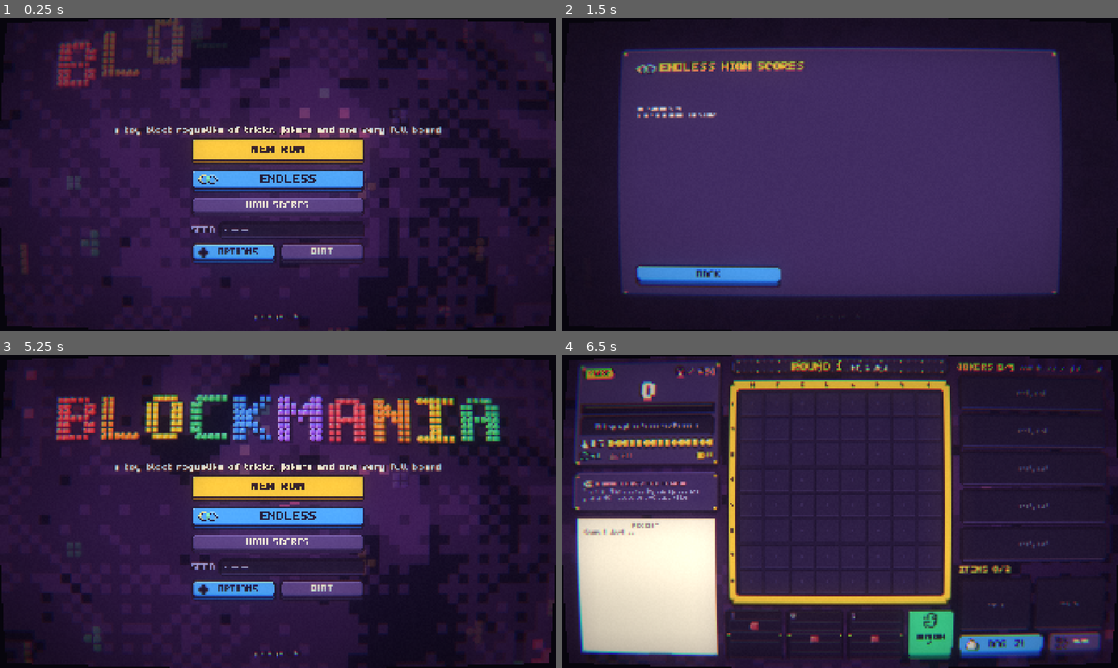
Above: before the commit, frames 1-4 (two rows, left to right).
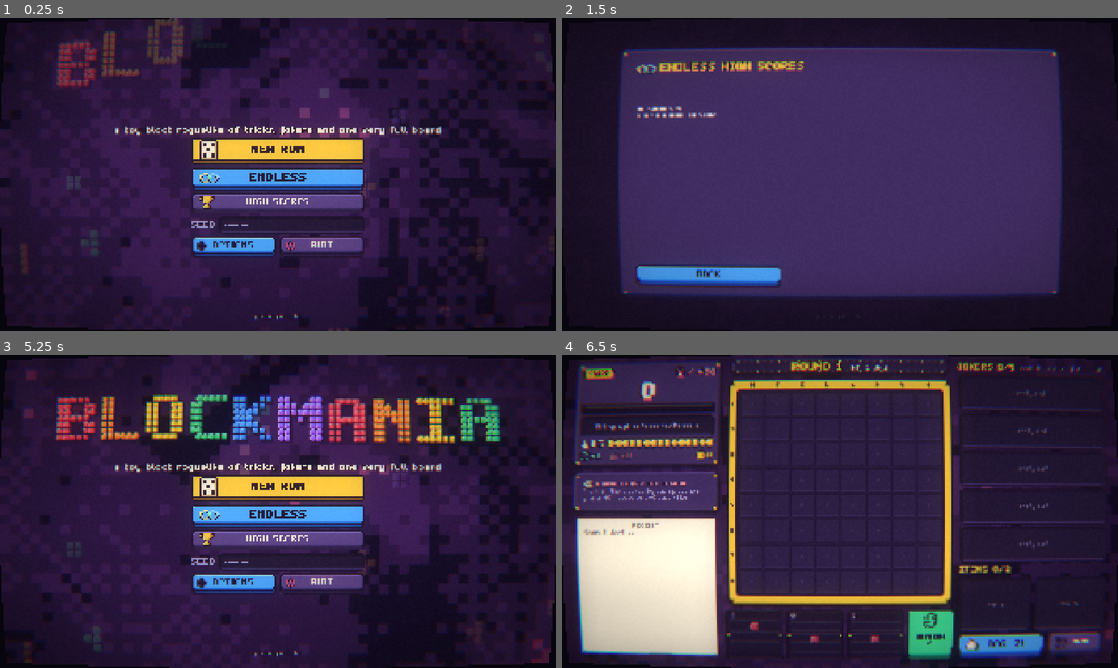
Above: after the commit, the same moments.

Repository: ElMariones/blockmania
Game: Godot game, scene res://game/main.tscn
Same seed, same stepped clock (60 frames per second), same inputs: the game is played once before the commit and once after it.
Inputs (mouse positions are in pixels of both pictures, inside the frame that each line leads up to):
- Up to frame 1 (0.25 s): no input
- Up to frame 2 (1.5 s): click "HIGH SCORES" at 0.5 s; click "OPTIONS" at 1.25 s
- Up to frame 3 (5.25 s): click "NEW RUN" at 2 s; click "NEW RUN" at 2.75 s; click "ENDLESS" at 3.5 s; click "ENDLESS" at 4.25 s; click "BACK" at 5 s
- Up to frame 4 (6.5 s): tap Enter (bm_place) at 5.75 s; move the mouse to (962, 495) at 5.77 s; hold Right (bm_right) from 5.78 s (still down); tap R (bm_refresh) at 5.85 s; click (962, 495) at 5.92 s; tap Space at 6.02, 6.32 s

The runs differ from the first frame. In frame 1, 5.1% of the frame differs, in the area x 34-66%, y 38-79%; in frame 2, less than 0.1%; in frame 3, 5.1%; in frame 4, nothing differs.

Commit message:
Title menu icons with centered labels, and exploding logo letters
- Every title button now has a pixel icon (play, dice, infinity, trophy, gear,
  power; four new in gen_ui.py) pinned to its left edge, so each label is
  centered on the button. The icon follows the face when pressed. Tighter row
  spacing keeps all seven rows above the footer.
- Easter egg: clicking a BLOCKMANIA letter bursts it into its blocks (spin,
  gravity, particles, a small shake, new letter_pop sound); about 3 s later it
  drops back in with a letter_back whoosh and the usual landing click.
  Cosmetic only; under reduced motion the blocks just fade in place.

Co-Authored-By: Claude Opus 5.5 <noreply@anthropic.com>

Diff:
--- a/game/audio/audio.gd
+++ b/game/audio/audio.gd
@@ -93,6 +93,8 @@
 	"warden_unlock": [["warden_unlock"], 0.0, 200],
 	"tomb_rise": [["tomb_rise"], 0.04, 200],
 	"crate_open": [["crate_open"], 0.0, 300],
+	"letter_pop": [["letter_pop"], 0.08, 60],
+	"letter_back": [["letter_back"], 0.06, 60],
 }
 
 ## Soundtrack. Order inside a playlist is shuffled (never the same track twice in a row).
--- a/game/ui/title_screen.gd
+++ b/game/ui/title_screen.gd
@@ -19,6 +19,9 @@
 }
 const WORD := "BLOCKMANIA"
 const CELL := 22.0
+const DROP_TIME := 0.45 ## a logo letter's drop-in
+const POP_AWAY := 2.8 ## seconds a clicked (exploded) letter stays away before it drops back in
+const POP_GRAVITY := 2200.0
 
 var main: Node
 var stage: Control
@@ -33,6 +36,10 @@
 var _t := 0.0
 var _intro_t := 0.0
 var _landed := 0 ## logo letters that have played their landing sound
+## Easter egg: click a logo letter and it bursts into its blocks, then drops back in.
+var _letter_t0: Array[float] = [] ## _intro_t at which each letter starts its drop
+var _pops := {} ## letter index -> {"at": _intro_t of the pop, "pieces": [{pos, vel, rot, spin}]}
+var _lands: Array = [] ## [[_intro_t, letter index]] landing sounds still to play after a respawn
 var _drifters: Array = []
 
 
@@ -52,8 +59,9 @@
 	_logo = Control.new()
 	_logo.position = Vector2(0, 120)
 	_logo.size = Vector2(STAGE.x, 260)
-	_logo.mouse_filter = Control.MOUSE_FILTER_IGNORE
+	_logo.mouse_filter = Control.MOUSE_FILTER_PASS
 	_logo.draw.connect(_draw_logo)
+	_logo.gui_input.connect(_logo_input)
 	stage.add_child(_logo)
 
 	var tag := BMStyle.label("a toy-block roguelike of tricks, jokers and one very full board", 30, BMStyle.CREAM, true, 10)
@@ -62,26 +70,24 @@
 	tag.size = Vector2(STAGE.x, 40)
 	stage.add_child(tag)
 
-	var menu := BMStyle.vbox(16)
+	var menu := BMStyle.vbox(10) # fits all seven rows (both Continue buttons) above the footer
 	menu.position = Vector2((STAGE.x - 600) / 2.0, 414)
-	menu.size = Vector2(600, 560)
+	menu.size = Vector2(600, 592)
 	stage.add_child(menu)
-	_continue = BMStyle.button("CONTINUE RUN", func() -> void: main.continue_run(), "mint", 40)
+	_continue = _menu_button("CONTINUE RUN", func() -> void: main.continue_run(), "mint", 40, BMStyle.tex("icon_play"), 1.5)
 	_continue.custom_minimum_size.y = 92
 	menu.add_child(_continue)
-	_new = BMStyle.button("NEW RUN", _new_run, "sun", 40)
+	_new = _menu_button("NEW RUN", _new_run, "sun", 40, BMStyle.tex("icon_dice"), 1.5)
 	_new.custom_minimum_size.y = 92
 	menu.add_child(_new)
-	var endless := BMStyle.button("ENDLESS", func() -> void: main.start_endless(), "sky", 40)
-	endless.icon = BMStyle.infinity_icon()
-	endless.add_theme_constant_override("icon_max_width", 68)
+	var endless := _menu_button("ENDLESS", func() -> void: main.start_endless(), "sky", 40, BMStyle.infinity_icon())
 	endless.custom_minimum_size.y = 80
 	endless.tooltip_text = "Relaxed block placement. Clear rows and columns, build a combo, and chase your best score."
 	menu.add_child(endless)
-	_endless_continue = BMStyle.button("CONTINUE ENDLESS", func() -> void: main.continue_endless(), "mint", 30)
+	_endless_continue = _menu_button("CONTINUE ENDLESS", func() -> void: main.continue_endless(), "mint", 30, BMStyle.tex("icon_play"))
 	_endless_continue.custom_minimum_size.y = 64
 	menu.add_child(_endless_continue)
-	var scores := BMStyle.button("HIGH SCORES", _show_high_scores, "plum", 30)
+	var scores := _menu_button("HIGH SCORES", _show_high_scores, "plum", 30, BMStyle.tex("icon_trophy"))
 	scores.custom_minimum_size.y = 64
 	menu.add_child(scores)
 	var seed_row := BMStyle.hbox(10)
@@ -95,14 +101,11 @@
 	seed_row.add_child(_seed_edit)
 	var low := BMStyle.hbox(16)
 	menu.add_child(low)
-	var options := BMStyle.button("OPTIONS", func() -> void: main.show_options(), "sky", 30)
-	options.icon = BMStyle.tex("icon_gear")
-	options.alignment = HORIZONTAL_ALIGNMENT_CENTER
-	options.add_theme_constant_override("icon_max_width", 32)
+	var options := _menu_button("OPTIONS", func() -> void: main.show_options(), "sky", 30, BMStyle.tex("icon_gear"), 0.75, 18.0)
 	options.custom_minimum_size.y = 72
 	options.size_flags_horizontal = Control.SIZE_EXPAND_FILL
 	low.add_child(options)
-	var quit := BMStyle.button("QUIT", func() -> void: get_tree().quit(), "plum", 30)
+	var quit := _menu_button("QUIT", func() -> void: get_tree().quit(), "plum", 30, BMStyle.tex("icon_power"), 0.75, 18.0)
 	quit.custom_minimum_size.y = 72
 	quit.size_flags_horizontal = Control.SIZE_EXPAND_FILL
 	low.add_child(quit)
@@ -113,6 +116,30 @@
 	foot.size = Vector2(STAGE.x, 30)
 	stage.add_child(foot)
 	_seed_drifters()
+	_reset_letters()
+
+
+## Menu button with its icon pinned to the left edge, so every label is centered on the button
+## itself (a Button's own icon would push the text off center). The icon follows the face down
+## when the button is pressed.
+func _menu_button(text: String, cb: Callable, kind: String, font_size: int, icon_tex: Texture2D, icon_scale := 1.0, margin := 28.0) -> Button:
+	var b := BMStyle.button(text, cb, kind, font_size)
+	var ic := TextureRect.new()
+	ic.texture = icon_tex
+	ic.texture_filter = CanvasItem.TEXTURE_FILTER_NEAREST
+	ic.expand_mode = TextureRect.EXPAND_IGNORE_SIZE
+	ic.stretch_mode = TextureRect.STRETCH_KEEP_ASPECT_CENTERED
+	ic.mouse_filter = Control.MOUSE_FILTER_IGNORE
+	ic.size = icon_tex.get_size() * icon_scale
+	b.add_child(ic)
+	var place := func(down: bool) -> void:
+		# Vertically centered on the face (4 px above the button's center: the 9-slice has a
+		# bottom lip); the pressed face sits 4 px lower.
+		ic.position = Vector2(margin, (b.size.y - ic.size.y) / 2.0 - 4.0 + (4.0 if down else 0.0)).round()
+	b.button_down.connect(place.bind(true))
+	b.button_up.connect(place.bind(false))
+	b.resized.connect(place.bind(false))
+	return b
 
 
 func refresh() -> void:
@@ -121,6 +148,7 @@
 	_endless_continue.visible = BMEndlessStore.load_game() != null
 	_intro_t = 0.0
 	_landed = 0
+	_reset_letters()
 	focus_default()
 
 
@@ -357,6 +385,7 @@
 	while _landed < WORD.length() and _intro_t >= _landed * 0.07 + 0.45:
 		BMAudio.sfx("letter", BMAudio.scale_pitch(_landed), -3.0)
 		_landed += 1
+	_update_pops(delta, rm)
 	if not rm:
 		for d in _drifters:
 			d.pos.y += d.speed * delta
@@ -371,28 +400,41 @@
 		BMBlockPainter.draw_shape(_drift, d.shape, d.pos.round(), d.cell, d.alpha)
 
 
+## Left x of each logo letter (stage coordinates) and the total width.
+func _letter_xs() -> Array:
+	var xs: Array = []
+	var total := 0.0
+	for ch in WORD:
+		total += (String(LETTERS[ch][0]).length() + 1) * CELL
+	total -= CELL
+	var x := (STAGE.x - total) / 2.0
+	for ch in WORD:
+		xs.append(x)
+		x += (String(LETTERS[ch][0]).length() + 1) * CELL
+	return xs
+
+
+func _letter_bob(li: int) -> float:
+	var rm: bool = main != null and main.settings.reduced_motion
+	return 0.0 if rm else sin(_t * 2.0 + li * 0.55) * 6.0
+
+
 func _draw_logo() -> void:
 	var rm: bool = main != null and main.settings.reduced_motion
-	var widths: Array = []
-	var total := 0.0
-	for ch in WORD:
-		var w: int = LETTERS[ch][0].length()
-		widths.append(w)
-		total += (w + 1) * CELL
-	total -= CELL
-	var x := (STAGE.x - total) / 2.0
+	var xs := _letter_xs()
 	var shine := fmod(_t * 0.35, 1.6) - 0.3
 	for li in WORD.length():
-		var ch := WORD[li]
-		var rows: Array = LETTERS[ch]
 		var color := li % BMShapes.OFFER_COLOR_COUNT
-		var appear := clampf((_intro_t - li * 0.07) / 0.45, 0.0, 1.0)
+		if _pops.has(li):
+			_draw_pop(li, color)
+			continue
+		var rows: Array = LETTERS[WORD[li]]
+		var appear := clampf((_intro_t - _letter_t0[li]) / DROP_TIME, 0.0, 1.0)
 		var bounce := 0.0
 		if appear < 1.0 and not rm:
 			bounce = -(1.0 - appear) * 220.0 + sin(appear * PI) * 30.0
-		var bob := 0.0 if rm else sin(_t * 2.0 + li * 0.55) * 6.0
-		var ox := x
-		var oy := 20.0 + bounce + bob
+		var ox: float = xs[li]
+		var oy := 20.0 + bounce + _letter_bob(li)
 		for ry in rows.size():
 			var row: String = rows[ry]
 			for rx in row.length():
@@ -405,4 +447,96 @@
 				var k := (r.position.x / STAGE.x) - shine
 				if absf(k) < 0.05 and not rm:
 					_logo.draw_rect(r.grow(-4), Color(1, 1, 1, 0.55 * (1.0 - absf(k) / 0.05)))
-		x += (widths[li] + 1) * CELL
+
+
+# --- Easter egg: exploding logo letters ---------------------------------------------------
+
+func _reset_letters() -> void:
+	_letter_t0.clear()
+	for li in WORD.length():
+		_letter_t0.append(li * 0.07)
+	_pops.clear()
+	_lands.clear()
+
+
+## Index of the landed, unexploded letter under a point in logo coordinates, or -1.
+func _letter_at(p: Vector2) -> int:
+	var xs := _letter_xs()
+	for li in WORD.length():
+		if _pops.has(li) or _intro_t - _letter_t0[li] < DROP_TIME:
+			continue
+		var w := String(LETTERS[WORD[li]][0]).length() * CELL
+		if Rect2(xs[li] - 4.0, 20.0 + _letter_bob(li) - 4.0, w + 8.0, 7 * CELL + 8.0).has_point(p):
+			return li
+	return -1
+
+
+func _logo_input(event: InputEvent) -> void:
+	if event is InputEventMouseMotion:
+		var over := _letter_at(event.position) >= 0
+		_logo.mouse_default_cursor_shape = Control.CURSOR_POINTING_HAND if over else Control.CURSOR_ARROW
+	elif event is InputEventMouseButton and event.pressed and event.button_index == MOUSE_BUTTON_LEFT:
+		var li := _letter_at(event.position)
+		if li >= 0:
+			_pop_letter(li)
+			_logo.accept_event()
+
+
+## The letter bursts into its blocks, each flying off with a spin and falling under gravity.
+## Purely cosmetic: it touches nothing but this screen's drawing.
+func _pop_letter(li: int) -> void:
+	var rows: Array = LETTERS[WORD[li]]
+	var ox: float = _letter_xs()[li]
+	var oy := 20.0 + _letter_bob(li)
+	var center := Vector2(ox + String(rows[0]).length() * CELL / 2.0, oy + rows.size() * CELL / 2.0)
+	var pieces: Array = []
+	for ry in rows.size():
+		var row: String = rows[ry]
+		for rx in row.length():
+			if row[rx] != "#":
+				continue
+			var at := Vector2(ox + (rx + 0.5) * CELL, oy + (ry + 0.5) * CELL)
+			var out := (at - center).normalized() if at != center else Vector2.UP
+			pieces.append({"pos": at, "rot": 0.0, "spin": randf_range(-9.0, 9.0),
+				"vel": out * randf_range(280.0, 620.0) + Vector2(randf_range(-90.0, 90.0), -randf_range(380.0, 720.0))})
+	_pops[li] = {"at": _intro_t, "pieces": pieces}
+	BMAudio.sfx("letter_pop", BMAudio.scale_pitch(li))
+	if BMFx.instance:
+		var g := _logo.get_global_transform() * center
+		var hue: Color = BMFinishes.HUES[li % BMShapes.OFFER_COLOR_COUNT]
+		BMFx.instance.burst(g, [hue, hue.lightened(0.35), BMStyle.CREAM], 22, 520.0)
+		BMFx.instance.ring(g, hue.lightened(0.3), 110.0)
+		BMFx.instance.shake(4.0)
+
+
+func _update_pops(delta: float, rm: bool) -> void:
+	for li in _pops.keys():
+		var pop: Dictionary = _pops[li]
+		if not rm:
+			for pc in pop.pieces:
+				pc.vel.y += POP_GRAVITY * delta
+				pc.pos += pc.vel * delta
+				pc.rot += pc.spin * delta
+		if _intro_t - float(pop.at) >= POP_AWAY:
+			# Drop the letter back in, with the usual landing click once it lands.
+			_pops.erase(li)
+			_letter_t0[li] = _intro_t
+			_lands.append([_intro_t + DROP_TIME, li])
+			BMAudio.sfx("letter_back", BMAudio.scale_pitch(li))
+	for i in range(_lands.size() - 1, -1, -1):
+		if _intro_t >= float(_lands[i][0]):
+			BMAudio.sfx("letter", BMAudio.scale_pitch(int(_lands[i][1])), -3.0)
+			_lands.remove_at(i)
+
+
+func _draw_pop(li: int, color: int) -> void:
+	var rm: bool = main != null and main.settings.reduced_motion
+	var age := _intro_t - float(_pops[li].at)
+	# Reduced motion: the blocks stay put and fade; otherwise they fly and fade late.
+	var alpha := clampf(1.0 - age / 0.4, 0.0, 1.0) if rm else clampf((1.4 - age) / 0.5, 0.0, 1.0)
+	if alpha <= 0.0:
+		return
+	for pc in _pops[li].pieces:
+		_logo.draw_set_transform(pc.pos, pc.rot, Vector2.ONE)
+		BMBlockPainter.draw_block(_logo, Rect2(Vector2(-CELL, -CELL) / 2.0, Vector2(CELL, CELL)), color, alpha)
+	_logo.draw_set_transform(Vector2.ZERO, 0.0, Vector2.ONE)
Not shown, added: assets/audio/sfx/letter_back.wav.import
Not shown, added: assets/audio/sfx/letter_pop.wav.import
Binary file added: assets/ui/icon_dice.png
Not shown, added: assets/ui/icon_dice.png.import
Binary file added: assets/ui/icon_play.png
Not shown, added: assets/ui/icon_play.png.import
Binary file added: assets/ui/icon_power.png
Not shown, added: assets/ui/icon_power.png.import
Binary file added: assets/ui/icon_trophy.png
Not shown, added: assets/ui/icon_trophy.png.import
Not shown, changed: ASSET_PLAN.md
Not shown, changed: TASKS.md
(and 5 more such lines)
